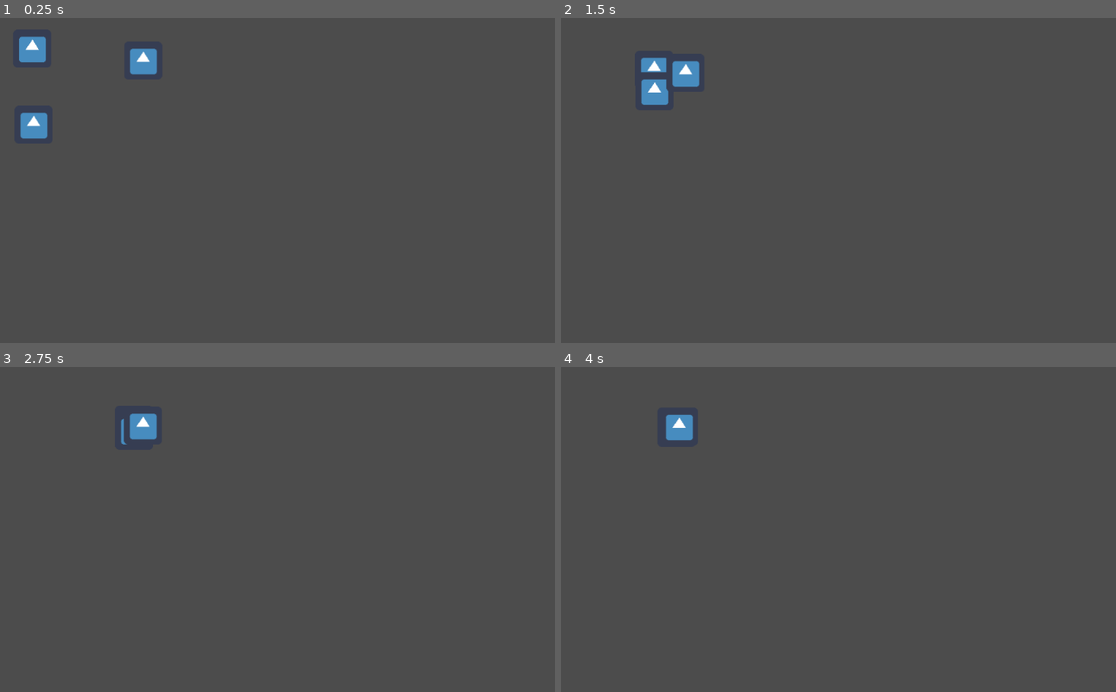
Above: before the commit, frames 1-4 (two rows, left to right).
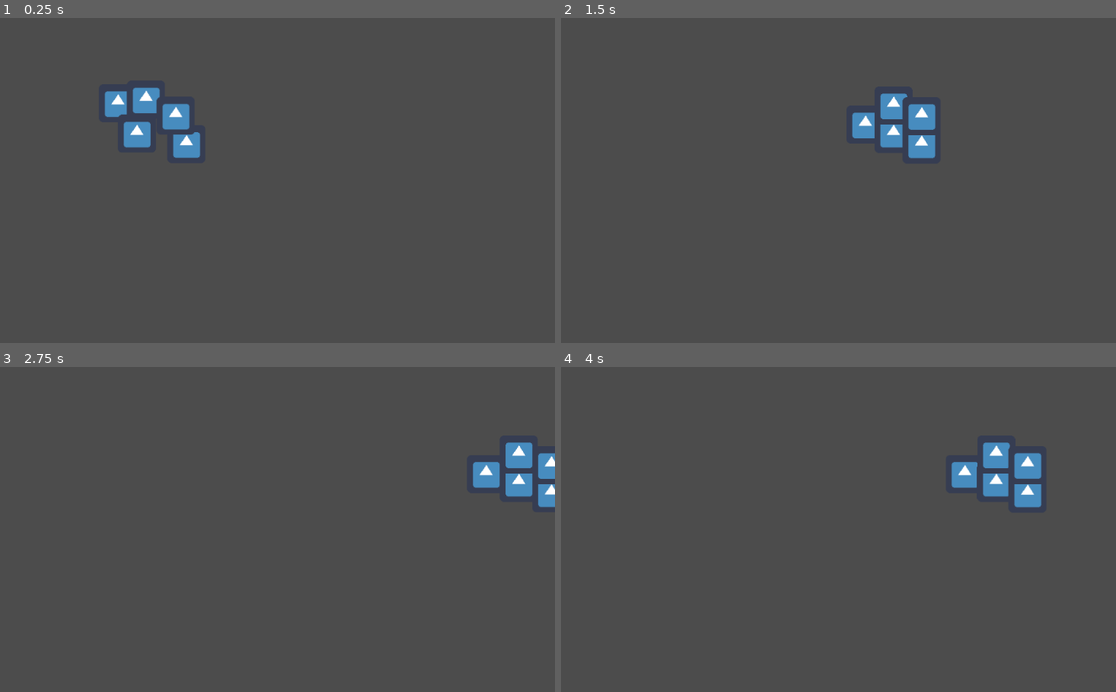
Above: after the commit, the same moments.

Repository: Cartogy/PuzzleGame
Game: Godot game, scene res://Project/TestingGround/FlockTest.tscn
Two runs of this game, one before a commit and one after it. Both use one fixed random seed, a clock stepped at 60 frames per second and the inputs below. The project has no main scene, so this scene is started directly. The engine's default icon, where the game draws it, is replaced by a stand-in: a white triangle on a blue panel in a dark square.
Inputs (mouse positions are in pixels of both pictures, inside the frame that each line leads up to):
- Up to frame 1 (0.25 s): no input
- Up to frame 2 (1.5 s): tap Enter at 0.5 s; move the mouse to (943, 148) at 0.52 s; hold Right (ui_right) 0.53-1.25 s; click (943, 148) at 0.67 s; drag from (688, 183) to (783, 235) at 1.27 s
- Up to frame 3 (2.75 s): move the mouse to (310, 435) at 2.02 s; hold Right (ui_right) from 2.03 s (still down)
- Up to frame 4 (4 s): release Right (ui_right) at 2.75 s; drag from (783, 584) to (627, 461) at 2.77 s; move the mouse to (993, 568) at 3.52 s; hold Left (ui_left) from 3.53 s (still down)

The runs differ from the first frame. In frame 1, 3.0% of the frame differs, in the area x 3-37%, y 5-44%; in frame 2, 2.7%; in frame 3, 2.0%; in frame 4, 2.2%.

Commit message:
Began implementing avoidance mechanic. Still in progess

Diff:
--- a/Project/Classes/Avoidance/avoidance.gd
+++ b/Project/Classes/Avoidance/avoidance.gd
@@ -3,16 +3,41 @@
 # Calculates the avoidance vector
 
 var neighbours = []
+var parent
+var collision_area : CollisionShape2D
 
 func _ready():
-	pass # Replace with function body.
+	parent = get_parent()
+	collision_area = get_node("CollisionShape2D")
 
-# Calculates the avoidance vector
-func total_avoidance_vector(p_position: Vector2, neighbours: Array, min_distance: float) -> Vector2:
+
+func get_avoidance_vector() -> Vector2:
+
+	var avoidance_v = total_avoidance_vector(parent.position, neighbours, collision_area.shape.radius)
+
+	return avoidance_v
+
+# Calculates the normalized avoidance vector
+func total_avoidance_vector(p_position: Vector2, p_neighbours: Array, min_distance: float) -> Vector2:
 	var av_v = Vector2(0,0)
-	for n in neighbours:
-		av_v + avoidance_vector(p_position, n.position, min_distance)
+	for n in p_neighbours:
+		var new_av_v = avoidance_vector(p_position, n.position, min_distance)
 
-	return av_v
+		av_v += new_av_v
+
+	return av_v.normalized()
 
 func avoidance_vector(p_position: Vector2, n_position: Vector2, min_distance: float) -> Vector2:
+	var direction : Vector2 = (n_position - p_position)
+	return -direction
+
+
+
+func _on_Avoidance_body_entered(body):
+
+	if body != self.parent:
+		neighbours.append(body)
+
+func _on_Avoidance_body_exited(body):
+	if body != self.parent:
+		neighbours.erase(body)
--- a/Project/Classes/FlockManager/flock_manager.gd
+++ b/Project/Classes/FlockManager/flock_manager.gd
@@ -7,7 +7,7 @@
 var entities = []
 var direction_input : DirectionInput
 
-var scale = 80
+var scale = 120		# How far away the direction is from the average_center
 
 func _ready():
 	direction_input = get_node("DirectionInput")
@@ -20,7 +20,6 @@
 
 	# Get position from the avg center
 	var new_position = calculate_new_position(direction, avg_center, scale)
-	print(new_position)
 	# Update new position to all entities
 	for e in entities:
 		e.update_follow_position(new_position)
--- a/Project/Classes/Unit/unit.gd
+++ b/Project/Classes/Unit/unit.gd
@@ -5,15 +5,26 @@
 var vector_movement : VectorMovement
 var to_position : Vector2
 
+
 func _ready():
 	vector_movement = get_node("VectorMovement")
 
 func _physics_process(delta):
 	var direction = to_position - position
 	#print(direction)
-	vector_movement.update_forward(direction)
 
-	move_and_slide(vector_movement.forward * 1, Vector2(0,0))
+	if direction.length() > 40.1:
+
+		### AVOIDANCE VECTOR ###
+
+		#var avoidance_v = $Avoidance.get_avoidance_vector()
+		#print(avoidance_v)
+		#direction += avoidance_v * 55
+
+		### ---------------- ###
+
+		vector_movement.update_forward(direction)
+		move_and_slide(vector_movement.forward * 6, Vector2(0,0))
 
 func update_follow_position(p_position):
 	to_position = p_position
--- /dev/null
+++ b/Project/GameScenes/Unit/Unit.tscn
@@ -0,0 +1,36 @@
+[gd_scene load_steps=7 format=2]
+
+[ext_resource path="res://Project/Classes/Unit/unit.gd" type="Script" id=1]
+[ext_resource path="res://Project/Classes/VectorMovement/vector_movement.gd" type="Script" id=2]
+[ext_resource path="res://icon.png" type="Texture" id=3]
+[ext_resource path="res://Project/Classes/Avoidance/avoidance.gd" type="Script" id=4]
+
+[sub_resource type="CircleShape2D" id=1]
+radius = 57.3328
+
+[sub_resource type="RectangleShape2D" id=2]
+extents = Vector2( 23.5506, 23.7554 )
+
+[node name="Unit 0" type="KinematicBody2D"]
+position = Vector2( 127, 90 )
+script = ExtResource( 1 )
+__meta__ = {
+"_edit_group_": true
+}
+
+[node name="VectorMovement" type="Node" parent="."]
+script = ExtResource( 2 )
+
+[node name="Sprite" type="Sprite" parent="."]
+texture = ExtResource( 3 )
+
+[node name="Avoidance" type="Area2D" parent="."]
+script = ExtResource( 4 )
+
+[node name="CollisionShape2D" type="CollisionShape2D" parent="Avoidance"]
+shape = SubResource( 1 )
+
+[node name="CollisionShape2D" type="CollisionShape2D" parent="."]
+shape = SubResource( 2 )
+[connection signal="body_entered" from="Avoidance" to="Avoidance" method="_on_Avoidance_body_entered"]
+[connection signal="body_exited" from="Avoidance" to="Avoidance" method="_on_Avoidance_body_exited"]
--- a/Project/TestingGround/FlockTest.tscn
+++ b/Project/TestingGround/FlockTest.tscn
@@ -1,10 +1,8 @@
-[gd_scene load_steps=6 format=2]
+[gd_scene load_steps=4 format=2]
 
-[ext_resource path="res://Project/Classes/VectorMovement/vector_movement.gd" type="Script" id=1]
 [ext_resource path="res://Project/Classes/DirectionInput/direction_input.gd" type="Script" id=2]
 [ext_resource path="res://Project/Classes/FlockManager/flock_manager.gd" type="Script" id=3]
-[ext_resource path="res://Project/Classes/Unit/unit.gd" type="Script" id=4]
-[ext_resource path="res://icon.png" type="Texture" id=5]
+[ext_resource path="res://Project/GameScenes/Unit/Unit.tscn" type="PackedScene" id=6]
 
 [node name="FlockTest" type="Node2D"]
 
@@ -16,41 +14,16 @@
 
 [node name="Flock" type="Node" parent="FlockManager"]
 
-[node name="Unit 0" type="KinematicBody2D" parent="FlockManager/Flock"]
-position = Vector2( 127, 90 )
-script = ExtResource( 4 )
-__meta__ = {
-"_edit_group_": true
-}
+[node name="Unit 0" parent="FlockManager/Flock" instance=ExtResource( 6 )]
 
-[node name="VectorMovement" type="Node" parent="FlockManager/Flock/Unit 0"]
-script = ExtResource( 1 )
+[node name="Unit 1" parent="FlockManager/Flock" instance=ExtResource( 6 )]
+position = Vector2( 225, 327 )
 
-[node name="Sprite" type="Sprite" parent="FlockManager/Flock/Unit 0"]
-texture = ExtResource( 5 )
+[node name="Unit 2" parent="FlockManager/Flock" instance=ExtResource( 6 )]
+position = Vector2( 312, 126 )
 
-[node name="Unit 1" type="KinematicBody2D" parent="FlockManager/Flock"]
-position = Vector2( 130, 255 )
-script = ExtResource( 4 )
-__meta__ = {
-"_edit_group_": true
-}
+[node name="Unit 3" parent="FlockManager/Flock" instance=ExtResource( 6 )]
+position = Vector2( 616, 377 )
 
-[node name="VectorMovement" type="Node" parent="FlockManager/Flock/Unit 1"]
-script = ExtResource( 1 )
-
-[node name="Sprite" type="Sprite" parent="FlockManager/Flock/Unit 1"]
-texture = ExtResource( 5 )
-
-[node name="Unit 2" type="KinematicBody2D" parent="FlockManager/Flock"]
-position = Vector2( 367, 116 )
-script = ExtResource( 4 )
-__meta__ = {
-"_edit_group_": true
-}
-
-[node name="VectorMovement" type="Node" parent="FlockManager/Flock/Unit 2"]
-script = ExtResource( 1 )
-
-[node name="Sprite" type="Sprite" parent="FlockManager/Flock/Unit 2"]
-texture = ExtResource( 5 )
+[node name="Unit 4" parent="FlockManager/Flock" instance=ExtResource( 6 )]
+position = Vector2( 467, 202 )
--- /dev/null
+++ b/test/unit/Avoidance/test_avoidance.gd
@@ -0,0 +1,16 @@
+extends Node
+
+
+# Declare member variables here. Examples:
+# var a = 2
+# var b = "text"
+
+
+# Called when the node enters the scene tree for the first time.
+func _ready():
+	pass # Replace with function body.
+
+
+# Called every frame. 'delta' is the elapsed time since the previous frame.
+#func _process(delta):
+#	pass
